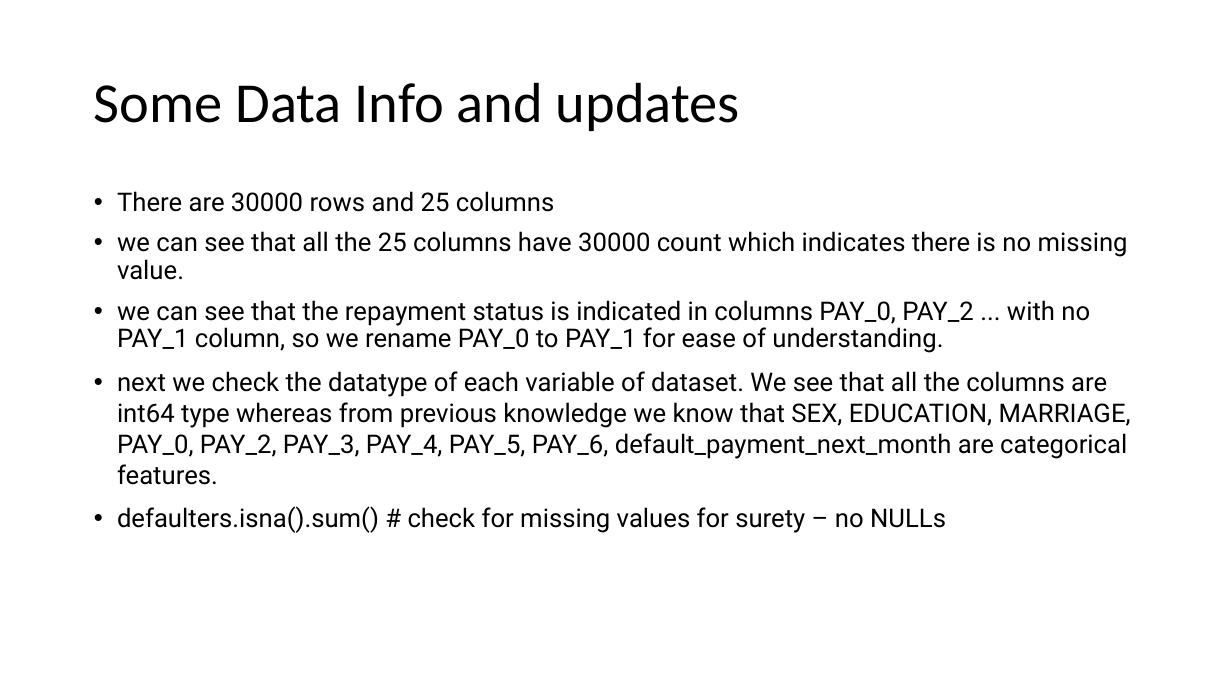
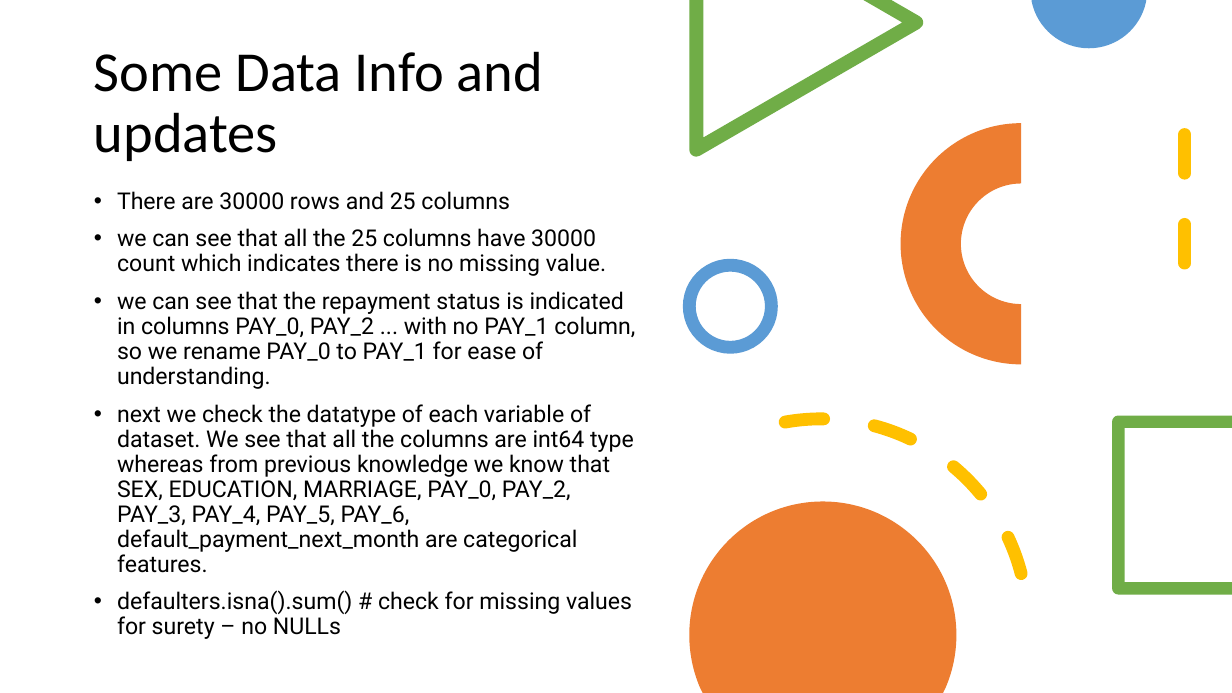
Before and after one commit to pragyanandan/mini-Project-2-ML, a slide deck: slide 3 of Mini-Project.pptx. Drawn at 1232x693 pixels with LibreOffice and Linux fonts; fonts in the diff are those of the drawing. Boxes give left, top, right and bottom in pixels: in the first picture for what was removed or moved away, otherwise in the second. Text is boxed around its words. In the diff, an @@ line names an element or a change of style, - is before the commit and + after.

```diff
--- a/Mini-Project.pptx
+++ b/Mini-Project.pptx
@@ freeform shape added at [689,0,923,157], fill #70AD47 @@
@@ freeform shape added at [1031,0,1146,48], fill #5B9BD5 @@
@@ title "Some Data Info and updates" rewrapped from [94,82,740,131] to [94,51,543,161] @@
@@ arch (boxed as its full ring) added at [901,123,1142,364], fill #ED7D31 @@
@@ line added from (1185, 135) to (1185, 296), #FFC000 10 pt dashed @@
@@ text "There are 30000 rows and ..." at [117,191,635,639]: size 20 to 18 pt; line spacing 1 to 0.9 @@
@@ ellipse added at [689,265,772,348], outline #5B9BD5 10 pt @@
@@ arc (boxed as its full ellipse) added at [583,386,1062,693], outline #FFC000 10 pt dashed @@
@@ freeform shape added at [1113,416,1232,595], fill #70AD47 @@
@@ freeform shape added at [689,502,957,693], fill #ED7D31 @@
```
Also in this commit, not shown: 12 other slides changed, 11 slides added, 1 slide removed, 2 other files.
